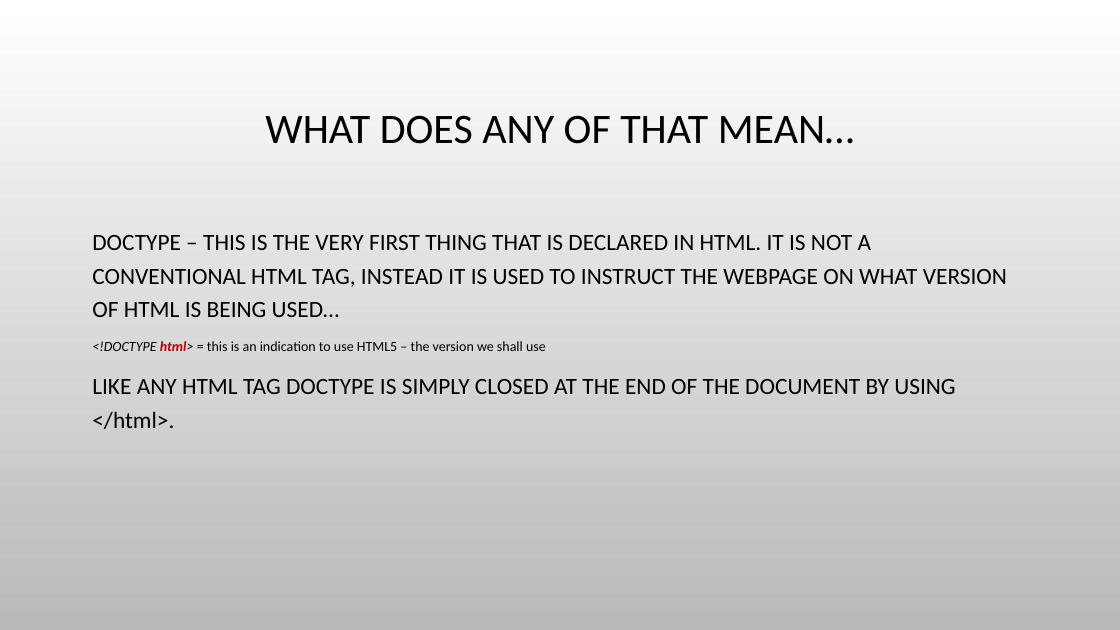
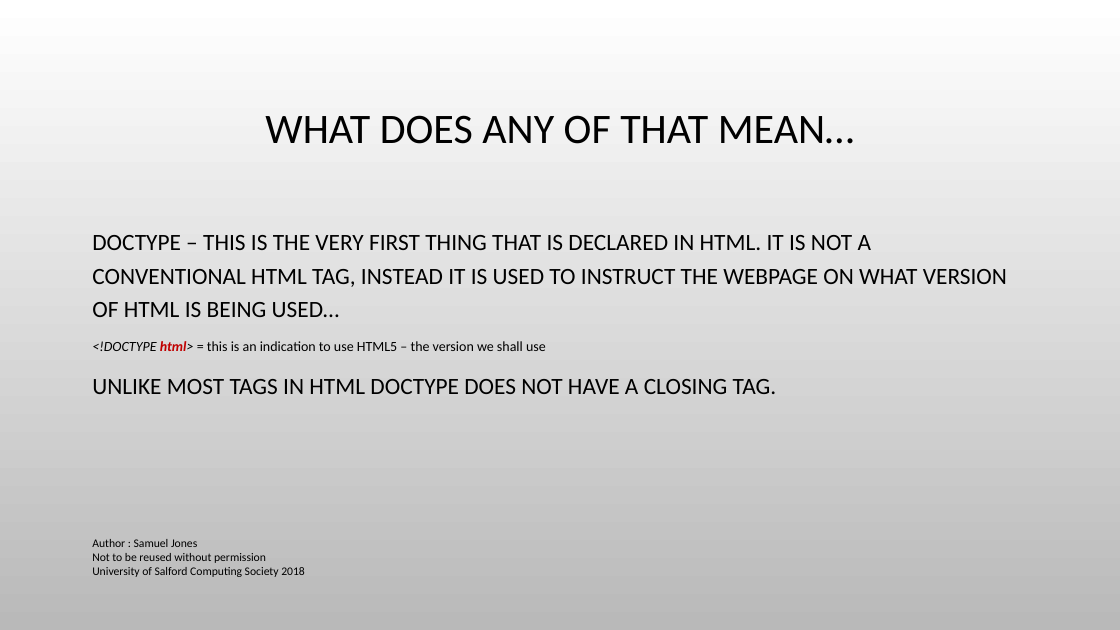
Before and after one commit to SamJones01/Computing-Society---HTML-CSS-DEMO, a slide deck: slide 6 of An Introduction to HTML5 & CSS.pptx. Drawn at 1120x630 pixels with LibreOffice and Linux fonts; fonts in the diff are those of the drawing; background and template pictures are left out. Boxes give left, top, right and bottom in pixels: in the first picture for what was removed or moved away, otherwise in the second. Text is boxed around its words. In the diff, an @@ line names an element or a change of style, - is before the commit and + after.

```diff
--- a/An Introduction to HTML5 & CSS.pptx
+++ b/An Introduction to HTML5 & CSS.pptx
@@ text at bbox=[92, 379, 777, 394]: text changed @@
-LIKE ANY HTML TAG DOCTYPE IS SIMPLY CLOSED AT THE END OF THE DOCUMENT BY USING </html>.
+UNLIKE MOST TAGS IN HTML DOCTYPE DOES NOT HAVE A CLOSING TAG.
@@ text added at bbox=[92, 539, 305, 577], 10 pt, text #000000 @@
+Author : Samuel Jones
+Not to be reused without permission
+University of Salford Computing Society 2018
```
Also in this commit, not shown: 34 other slides changed.
